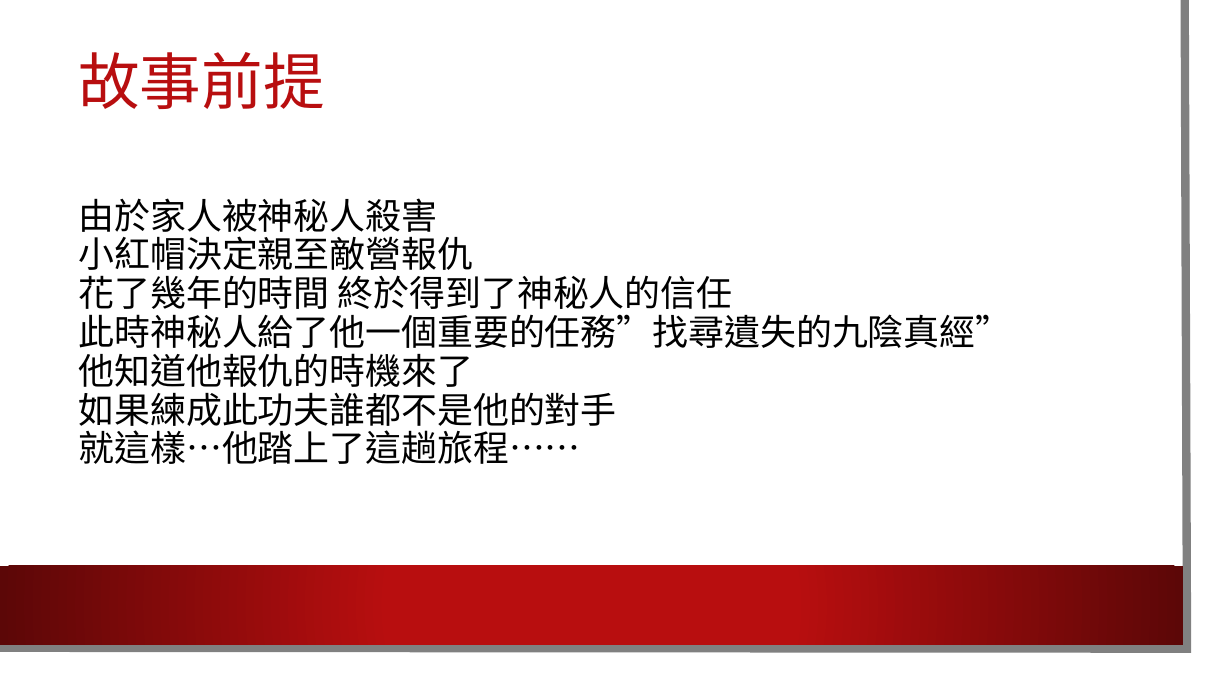
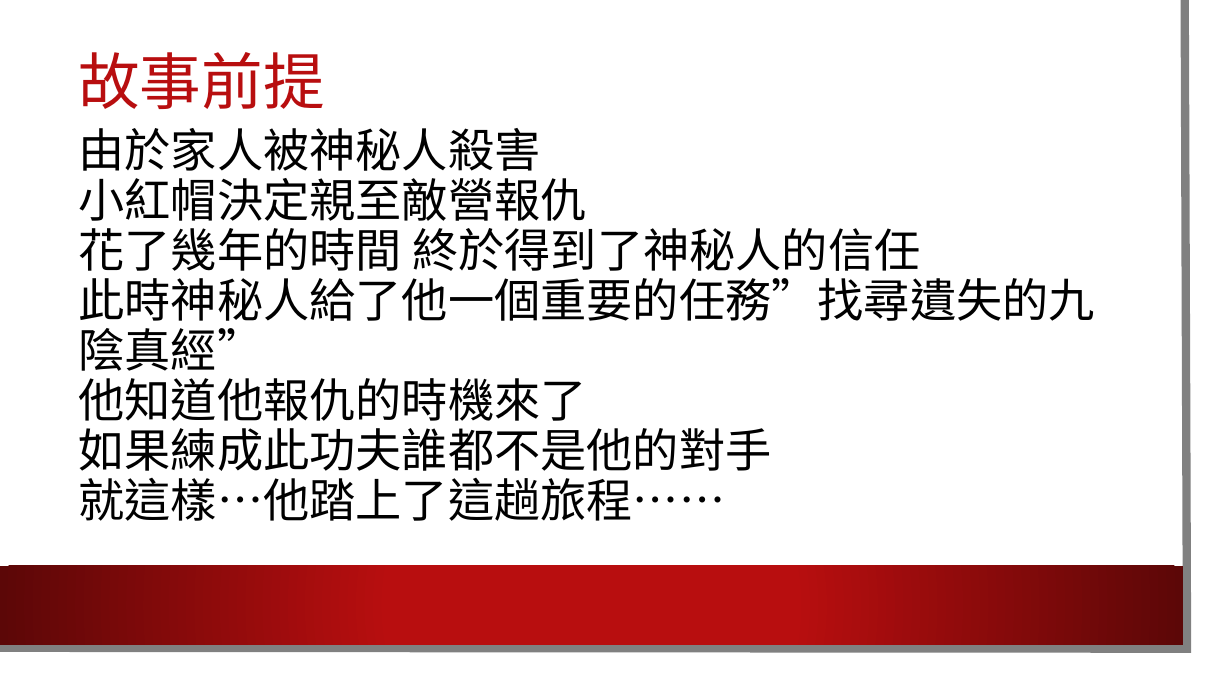
Before and after one commit to wenshinchan/wenshinchan.github.io, a slide deck: slide 3 of 00357001_鄭宇婷 00357045_陳文欣.pptx (slide 4 before the commit). Drawn at 1232x693 pixels with LibreOffice and Linux fonts; fonts in the diff are those of the drawing; background and template pictures are left out. Boxes give left, top, right and bottom in pixels: in the first picture for what was removed or moved away, otherwise in the second. Text is boxed around its words. In the diff, an @@ line names an element or a change of style, - is before the commit and + after.

```diff
--- a/00357001_鄭宇婷 00357045_陳文欣.pptx
+++ b/00357001_鄭宇婷 00357045_陳文欣.pptx
@@ text "故事前提" at <box>78,52,324,109</box>: font Roboto Condensed to Noto Sans CJK SC @@
@@ title "由於家人被神秘人殺害 小紅帽決定親至敵營報仇 花了幾年的時間 終於得到了神秘人的信任 此時神秘人給了他一個重要的任務”找 ..." at <box>79,170,1095,521</box>: size 28 to 36 pt, font Noto Sans Mono to Noto Sans CJK SC @@
```
Also in this commit, not shown: 4 other slides changed, 8 slides added.
